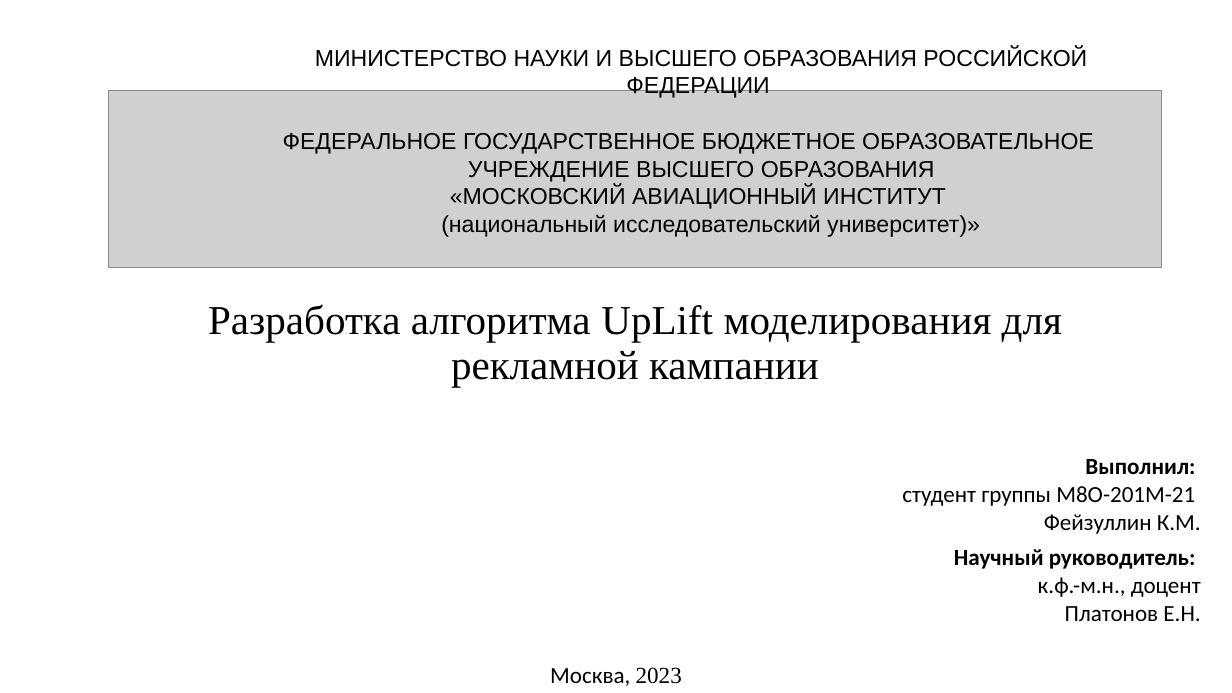
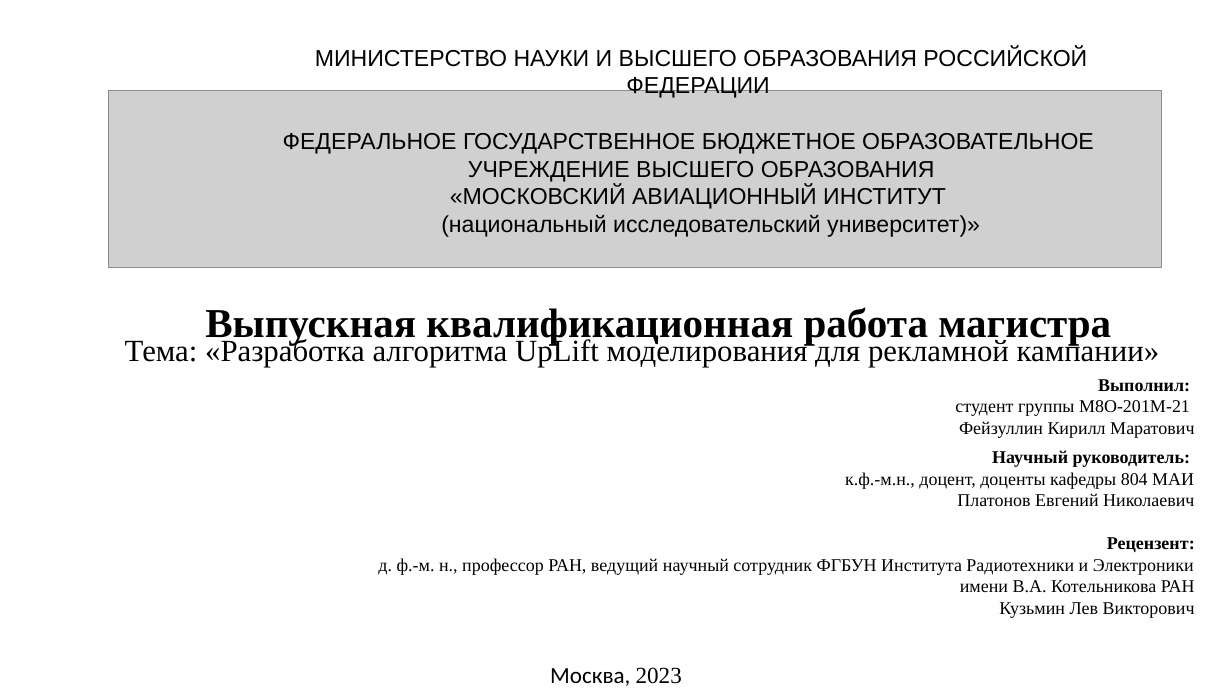
Before and after one commit to JacKira/MastersDegree, a slide deck: slide 1 of Отчет_4_сем/Презентация Фейзуллин 201.pptx. Drawn at 1232x693 pixels with LibreOffice and Linux fonts; fonts in the diff are those of the drawing; grey boxes stand for pictures. Boxes give left, top, right and bottom in pixels: in the first picture for what was removed or moved away, otherwise in the second. Text is boxed around its words. In the diff, an @@ line names an element or a change of style, - is before the commit and + after.

```diff
--- a/Отчет_4_сем/Презентация Фейзуллин 201.pptx
+++ b/Отчет_4_сем/Презентация Фейзуллин 201.pptx
@@ text added at box(205, 307, 1111, 345), 32 pt, text #000000, bold @@
+Выпускная квалификационная работа магистра
@@ title at box(125, 337, 1160, 367): text changed; size 32 to 24 pt @@
-Разработка алгоритма UpLift моделирования для рекламной кампании
+Тема: «Разработка алгоритма UpLift моделирования для рекламной кампании»
@@ text "Выполнил:": place and size @@
-text "Выполнил:" at box(902, 459, 1201, 621)
+text "Выполнил:" at box(378, 379, 1195, 618)
@@ text at box(955, 379, 1190, 467): size 18 to 14 pt, font Calibri to Times New Roman in "Выполнил:", "студент группы М8О-201М-21", "Научный руководитель:" @@
@@ text at box(959, 421, 1194, 438): text changed; size 18 to 14 pt; font Calibri to Times New Roman @@
-Фейзуллин К.М.
+Фейзуллин Кирилл Маратович
@@ text at box(378, 472, 1195, 618): text changed; size 18 to 14 pt; font Calibri to Times New Roman @@
-к.ф.-м.н., доцент
-Платонов Е.Н.
+к.ф.-м.н., доцент, доценты кафедры 804 МАИ
+Платонов Евгений Николаевич
+Рецензент:
+д. ф.-м. н., профессор РАН, ведущий научный сотрудник ФГБУН Института Радиотехники и Электроники имени В.А. Котельникова РАН
+Кузьмин Лев Викторович
```
Also in this commit, not shown: 3 other files.
